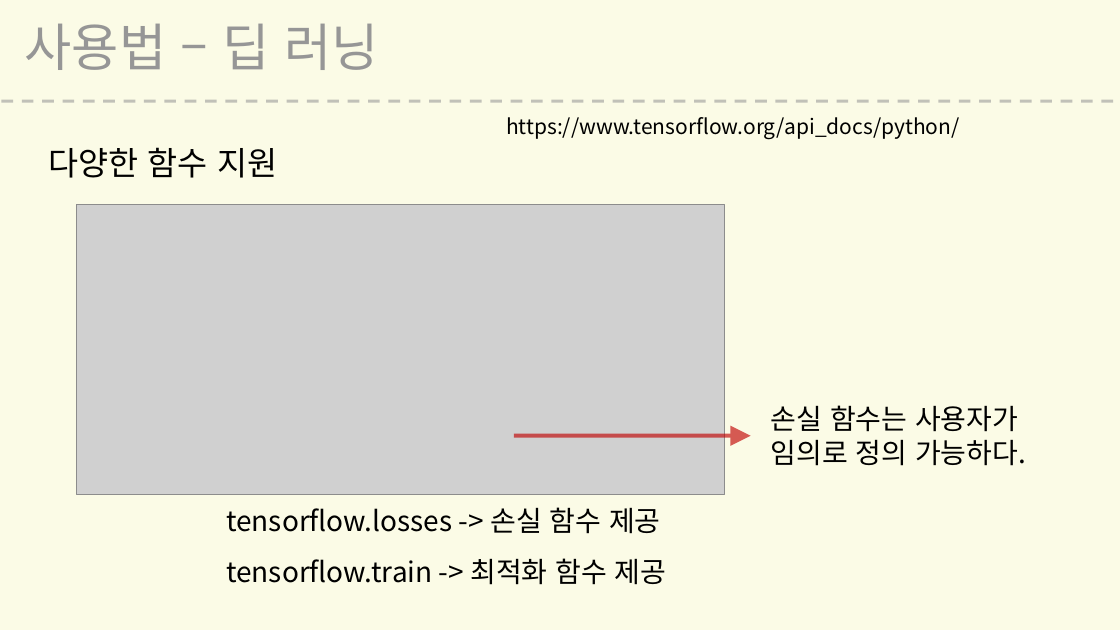
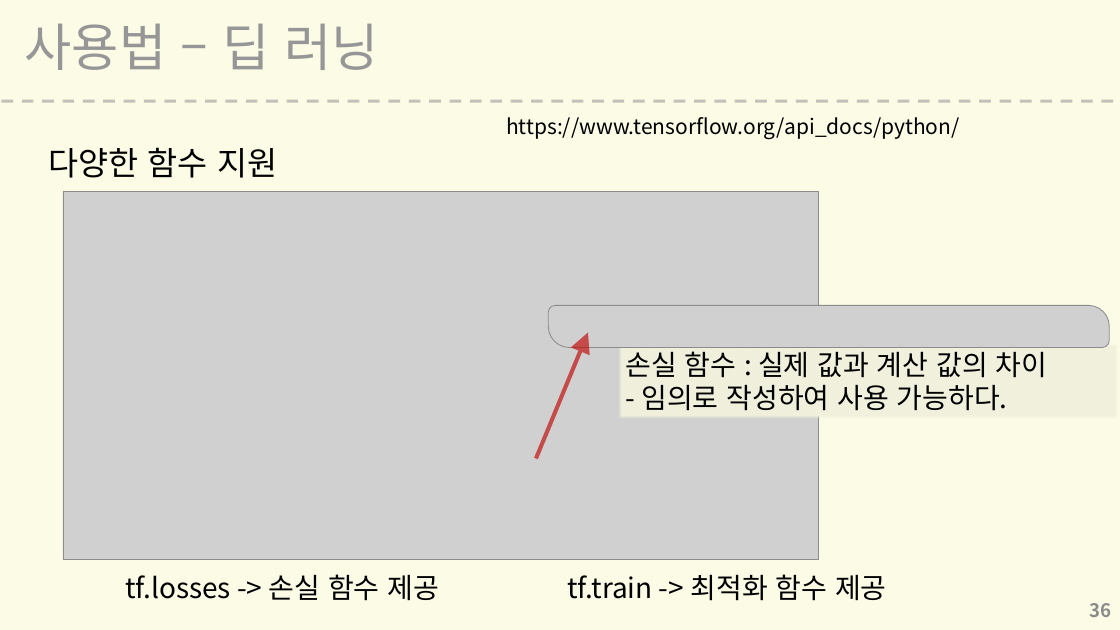
Before and after one commit to L00G/-, a slide deck: slide 36 of 텐서플로우 세미나.pptx. Drawn at 1120x630 pixels with LibreOffice and Linux fonts; fonts in the diff are those of the drawing; grey boxes stand for pictures; background and template pictures are left out. Boxes give left, top, right and bottom in pixels: in the first picture for what was removed or moved away, otherwise in the second. Text is boxed around its words. In the diff, an @@ line names an element or a change of style, - is before the commit and + after.

```diff
--- a/텐서플로우 세미나.pptx
+++ b/텐서플로우 세미나.pptx
@@ picture: place and size @@
-picture at [76, 204, 724, 495]
+picture at [63, 192, 818, 560]
@@ picture added at [549, 306, 1110, 348] @@
@@ arrow moved from (514, 436) - (751, 436) to (536, 459) - (588, 333) @@
@@ rectangle "손실 함수 : 실제 값과 ...": place and size @@
-rectangle "손실 함수 : 실제 값과 ..." at [771, 405, 1026, 466]
+rectangle "손실 함수 : 실제 값과 ..." at [618, 343, 1119, 419]
@@ rectangle "손실 함수 : 실제 값과 ..." at [618, 343, 1119, 419]: fill none to #F1F1DD @@
@@ text in rectangle at [625, 347, 1048, 411]: text changed @@
-손실 함수는 사용자가
-임의로 정의 가능하다.
+손실 함수 : 실제 값과 계산 값의 차이
+- 임의로 작성하여 사용 가능하다.
@@ text at [125, 574, 439, 601]: text changed @@
-tensorflow.losses -> 손실 함수 제공
+tf.losses -> 손실 함수 제공
@@ text at [567, 574, 887, 601]: text changed @@
-tensorflow.train -> 최적화 함수 제공
+tf.train -> 최적화 함수 제공
@@ page number added at [1090, 603, 1112, 617], 16 pt, text #8C8C8C, bold @@
+36
```
Also in this commit, not shown: 39 other slides changed, 1 other file.
